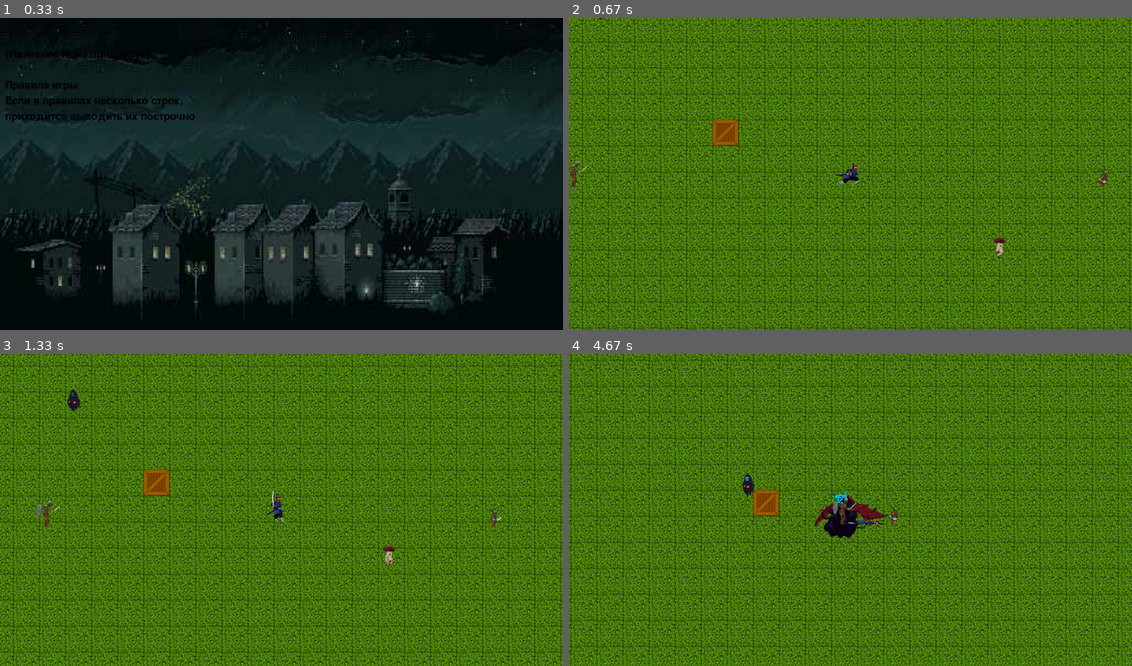
Above: before the commit, frames 1-4 (two rows, left to right).
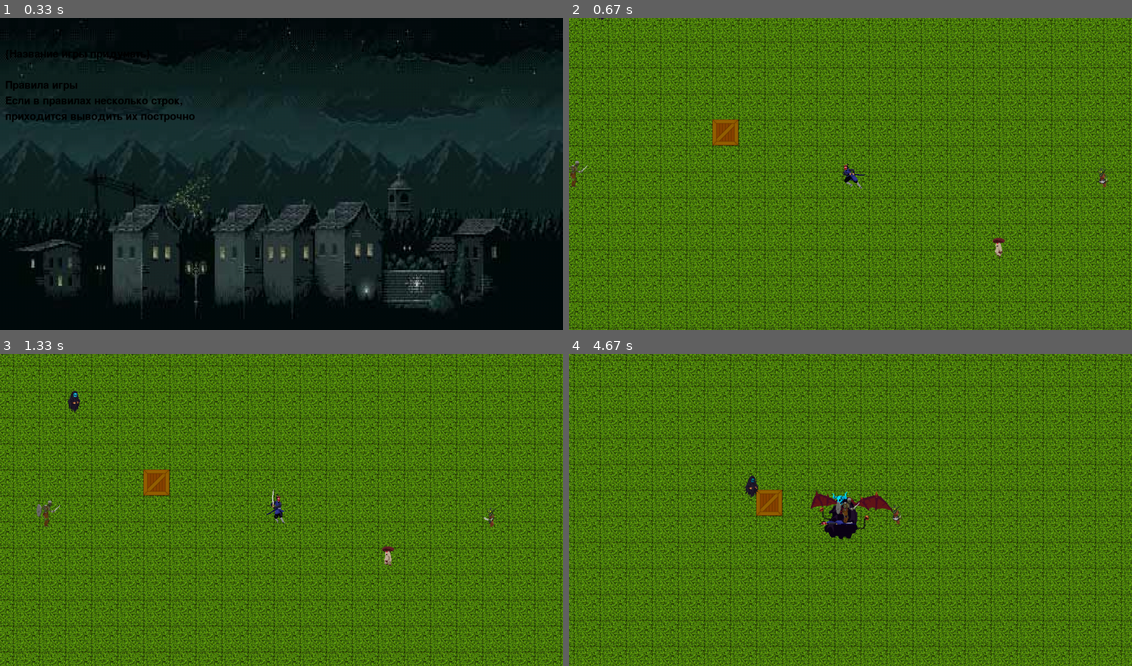
Above: after the commit, the same moments.

Repository: Saricie/pygame_yl
Game: pygame game, started from shitty_hack'n'slash.py
Two runs of this game, one before a commit and one after it. Both use one fixed random seed, a clock stepped at 60 frames per second and the inputs below.
Inputs (mouse positions are in pixels of both pictures, inside the frame that each line leads up to):
- Up to frame 1 (0.33 s): no input
- Up to frame 2 (0.67 s): hold Right from 0.33 s (still down); move the mouse to (827, 186) at 0.37 s
- Up to frame 3 (1.33 s): release Right at 0.8 s; press the mouse at (106, 463) at 0.87 s; move the mouse to (106, 522) at 0.97 s; release the mouse at (106, 581) at 1.1 s; hold Up from 1.17 s (still down); click (365, 400) at 1.25 s
- Up to frame 4 (4.67 s): release Up at 1.47 s; press the mouse at (675, 463) at 1.53 s; move the mouse to (698, 456) at 1.63 s; release the mouse at (715, 447) at 1.77 s; hold Right 1.83-2.3 s; click (647, 500) at 1.92 s; hold Left 2.33-2.87 s; click (850, 547) at 2.42 s; hold Down 2.9-3.2 s; click (996, 559) at 2.98 s; press the mouse at (675, 463) at 3.27 s; move the mouse to (861, 528) at 3.37 s; release the mouse at (1047, 591) at 3.5 s; hold Left 3.57-3.97 s; click (636, 441) at 3.65 s; hold Up 4-4.37 s; click (664, 541) at 4.08 s; hold Right from 4.4 s (still down); click (1047, 569) at 4.48 s

Frame 1 is identical in both runs. In frame 2, 0.3% of the frame differs, in the area x 5-96%, y 0-77%; in frame 3, 0.2%; in frame 4, 49%, in the area x 0-100%, y 0-100%.

Commit message:
Обновлены анимации, зеркальное отражение относительно направления взгляда персонажа

Diff:
--- a/shitty_hack'n'slash.py
+++ b/shitty_hack'n'slash.py
@@ -22,6 +22,10 @@
         self.sheet_run = ch_set['run']
         self.sheet_take_hit = ch_set['take_hit']
         self.sheet_death = ch_set['death']
+        self.sheet_idle_f = ch_set['idle_f']
+        self.sheet_run_f = ch_set['run_f']
+        self.sheet_take_hit_f = ch_set['take_hit_f']
+        self.sheet_death_f = ch_set['death_f']
 
         self.idle_w, self.idle_h = cols_rows[ch_s][self.sheet_idle]
         self.run_w, self.run_h = cols_rows[ch_s][self.sheet_run]
@@ -32,6 +36,7 @@
         self.death = False
         self.take_hit = False
         self.run = False
+        self.flipped = False
 
         w, h = ch_size
         self.rect = pygame.rect.Rect(0, 0, w, h)
@@ -48,6 +53,7 @@
         self.max_hp = hp
         self.health = hp
         self.speed = speed
+        self.pos = (0, 0)
 
     def move(self, movement):
         if movement == 'UP':
@@ -77,7 +83,10 @@
 
     def taking_hit(self):
         if not self.death:
-            self.change_animation(self.sheet_take_hit, self.take_hit_w, self.take_hit_h)
+            if not self.flipped:
+                self.change_animation(self.sheet_take_hit, self.take_hit_w, self.take_hit_h)
+            else:
+                self.change_animation(self.sheet_take_hit_f, self.take_hit_w, self.take_hit_h, True)
             self.health -= 10
             self.take_hit = True
             self.stay = False
@@ -85,37 +94,62 @@
 
     def dying(self):
         if not self.death:
-            self.change_animation(self.sheet_death, self.death_w, self.death_h)
+            if not self.flipped:
+                self.change_animation(self.sheet_death, self.death_w, self.death_h)
+            else:
+                self.change_animation(self.sheet_death_f, self.death_w, self.death_h, True)
             self.death = True
             self.stay = False
             self.run = False
 
     def staying(self):
         if not self.death:
-            self.change_animation(self.sheet_idle, self.idle_w, self.idle_h)
+            if not self.flipped:
+                self.change_animation(self.sheet_idle, self.idle_w, self.idle_h)
+            else:
+                self.change_animation(self.sheet_idle_f, self.idle_w, self.idle_h, True)
             self.stay = True
             self.run = False
             self.take_hit = False
 
     def running(self):
         if not self.death:
-            self.change_animation(self.sheet_run, self.run_w, self.run_h)
+            if not self.flipped:
+                self.change_animation(self.sheet_run, self.run_w, self.run_h)
+            else:
+                self.change_animation(self.sheet_run_f, self.run_w, self.run_h, True)
             self.run = True
             self.stay = False
 
     def is_alive(self):
         return not self.death
 
-    def cut_sheet(self, sheet, columns, rows):
+    def flip(self):
+        self.flipped = not self.flipped
+        if self.run:
+            self.running()
+        elif self.stay:
+            self.staying()
+        elif self.take_hit:
+            self.taking_hit()
+        elif self.death:
+            self.dying()
+
+    def is_flipped(self):
+        return self.flipped
+
+    def cut_sheet(self, sheet, columns, rows, is_flipped=False):
         for j in range(rows):
             for i in range(columns):
                 frame_location = (self.rect.w * i, self.rect.h * j)
                 self.frames.append(sheet.subsurface(pygame.Rect(
                     frame_location, self.rect.size)))
-
-    def change_animation(self, sheet, columns, rows):
+        if is_flipped:
+            self.frames = self.frames[::-1]
+
+    def change_animation(self, sheet, columns, rows, is_flipped=False):
         self.frames = []
-        self.cut_sheet(sheet, columns, rows)
+        self.cut_sheet(sheet, columns, rows, is_flipped)
         self.cur_frame = 0
 
     def update(self):
@@ -138,11 +172,13 @@
         self.sheet_revive = player_set['revive']
         self.sheet_attack1 = player_set['attack1']
         self.sheet_attack2 = player_set['attack2']
+        self.sheet_revive_f = player_set['revive_f']
+        self.sheet_attack1_f = player_set['attack1_f']
+        self.sheet_attack2_f = player_set['attack2_f']
 
         self.revive_w, self.revive_h = cols_rows[pl_s][self.sheet_revive]
         self.attack1_w, self.attack1_h = cols_rows[pl_s][self.sheet_attack1]
         self.attack2_w, self.attack2_h = cols_rows[pl_s][self.sheet_attack2]
-        self.pos = (0, 0)
 
     def taking_hit(self):
         super().taking_hit()
@@ -152,10 +188,16 @@
     def attacking(self, pos):
         if not self.death:
             if self.attack_num == 1:
-                self.change_animation(self.sheet_attack1, self.attack1_w, self.attack1_h)
+                if not self.flipped:
+                    self.change_animation(self.sheet_attack1, self.attack1_w, self.attack1_h)
+                else:
+                    self.change_animation(self.sheet_attack1_f, self.attack1_w, self.attack1_h, True)
                 self.attack_num = 2
             elif self.attack_num == 2:
-                self.change_animation(self.sheet_attack2, self.attack2_w, self.attack2_h)
+                if not self.flipped:
+                    self.change_animation(self.sheet_attack2, self.attack2_w, self.attack2_h)
+                else:
+                    self.change_animation(self.sheet_attack2_f, self.attack2_w, self.attack2_h, True)
                 self.attack_num = 1
             self.attack = True
             self.stay = False
@@ -174,8 +216,11 @@
             self.revive = False
 
     def running(self):
-        if not self.death and not self.attack:
-            self.change_animation(self.sheet_run, self.run_w, self.run_h)
+        if not self.death and not self.is_attacking():
+            if not self.flipped:
+                self.change_animation(self.sheet_run, self.run_w, self.run_h)
+            else:
+                self.change_animation(self.sheet_run_f, self.run_w, self.run_h, True)
             self.run = True
             self.stay = False
             self.revive = False
@@ -192,7 +237,10 @@
                 self.health = self.max_hp
                 self.revive = True
                 self.death = False
-                self.change_animation(self.sheet_revive, self.revive_w, self.revive_h)
+                if not self.flipped:
+                    self.change_animation(self.sheet_revive, self.revive_w, self.revive_h)
+                else:
+                    self.change_animation(self.sheet_revive_f, self.revive_w, self.revive_h, True)
 
     def update(self):
         super().update()
@@ -303,10 +351,14 @@
             if m_x < pl_x:
                 self.right = True
                 self.left = False
+                if self.flipped:
+                    self.flip()
                 self.move('RIGHT')
             elif m_x > pl_x:
                 self.right = False
                 self.left = True
+                if not self.flipped:
+                    self.flip()
                 self.move('LEFT')
             if m_y < pl_y:
                 self.down = True
@@ -548,34 +600,55 @@
     # как у игроков
     goblin_m = {
         'idle': load_image('goblin_idle.png'),
+        'idle_f': pygame.transform.flip(load_image('goblin_idle.png'), True, False),
         'run': load_image('goblin_run.png'),
+        'run_f': pygame.transform.flip(load_image('goblin_run.png'), True, False),
         'take_hit': load_image('goblin_take_hit.png'),
-        'death': load_image('goblin_death.png')
+        'take_hit_f': pygame.transform.flip(load_image('goblin_take_hit.png'), True, False),
+        'death': load_image('goblin_death.png'),
+        'death_f': pygame.transform.flip(load_image('goblin_death.png'), True, False)
     }
     skeleton_m = {
         'idle': load_image('skeleton_idle.png'),
+        'idle_f': pygame.transform.flip(load_image('skeleton_idle.png'), True, False),
         'run': load_image('skeleton_run.png'),
+        'run_f': pygame.transform.flip(load_image('skeleton_run.png'), True, False),
         'take_hit': load_image('skeleton_take_hit.png'),
-        'death': load_image('skeleton_death.png')
+        'take_hit_f': pygame.transform.flip(load_image('skeleton_take_hit.png'), True, False),
+        'death': load_image('skeleton_death.png'),
+        'death_f': pygame.transform.flip(load_image('skeleton_death.png'), True, False)
     }
     mushroom_m = {
         'idle': load_image('mushroom_idle.png'),
+        'idle_f': pygame.transform.flip(load_image('mushroom_idle.png'), True, False),
         'run': load_image('mushroom_run.png'),
+        'run_f': pygame.transform.flip(load_image('mushroom_run.png'), True, False),
         'take_hit': load_image('mushroom_take_hit.png'),
-        'death': load_image('mushroom_death.png')
+        'take_hit_f': pygame.transform.flip(load_image('mushroom_take_hit.png'), True, False),
+        'death': load_image('mushroom_death.png'),
+        'death_f': pygame.transform.flip(load_image('mushroom_death.png'), True, False)
     }
     demon_m = {
-        'idle': load_image('demon_idle.png'),
-        'run': load_image('demon_idle.png'),
-        'take_hit': load_image('demon_idle.png'),
-        'death': load_image('demon_idle.png'),
-        'attack': load_image('demon_attack_breath.png')
+        'idle_f': load_image('demon_idle.png'),
+        'idle': pygame.transform.flip(load_image('demon_idle.png'), True, False),
+        'run_f': load_image('demon_idle.png'),
+        'run': pygame.transform.flip(load_image('demon_idle.png'), True, False),
+        'take_hit_f': load_image('demon_idle.png'),
+        'take_hit': pygame.transform.flip(load_image('demon_idle.png'), True, False),
+        'death_f': load_image('demon_idle.png'),
+        'death': pygame.transform.flip(load_image('demon_idle.png'), True, False),
+        'attack_f': load_image('demon_attack_breath.png'),
+        'attack': pygame.transform.flip(load_image('demon_attack_breath.png'), True, False),
     }
     ghost_m = {
-        'idle': load_image('ghost_idle.png'),
-        'run': load_image('ghost_idle.png'),
-        'take_hit': load_image('ghost_idle.png'),
-        'death': load_image('ghost_idle.png')
+        'idle_f': load_image('ghost_idle.png'),
+        'idle': pygame.transform.flip(load_image('ghost_idle.png'), True, False),
+        'run_f': load_image('ghost_idle.png'),
+        'run': pygame.transform.flip(load_image('ghost_idle.png'), True, False),
+        'take_hit_f': load_image('ghost_idle.png'),
+        'take_hit': pygame.transform.flip(load_image('ghost_idle.png'), True, False),
+        'death_f': load_image('ghost_idle.png'),
+        'death': pygame.transform.flip(load_image('ghost_idle.png'), True, False),
     }
     trash_monster_m = load_image("trash_monster_sheet.png")
     monsters_sets = {
@@ -755,6 +828,13 @@
                         player.staying()
                     else:
                         player.running()
+            # player view checking
+            if event.type == pygame.MOUSEMOTION:
+                x, y = event.pos
+                if player.is_flipped() and x >= player.rect.x + player.rect.w // 2:
+                    player.flip()
+                elif not player.is_flipped() and x < player.rect.x + player.rect.w // 2:
+                    player.flip()
         camera.update(player)
 
         # moving if player is alive
